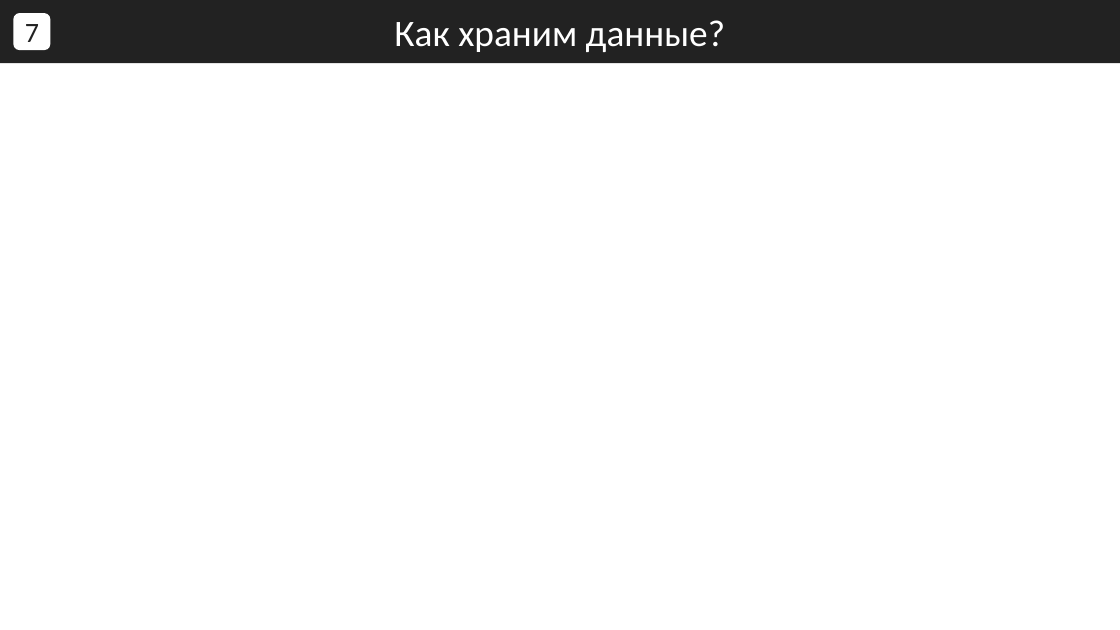
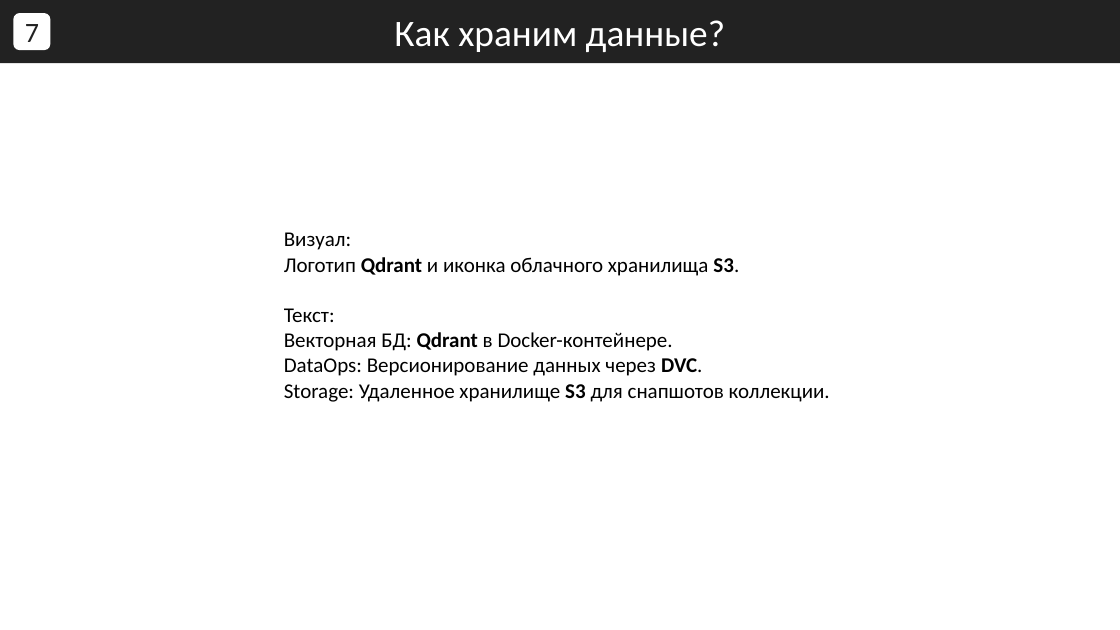
Before and after one commit to ConstDemi/ragarxiv, a slide deck: slide 7 of arXiv_Presentation.pptx. Drawn at 1120x630 pixels with LibreOffice and Linux fonts; fonts in the diff are those of the drawing. Boxes give left, top, right and bottom in pixels: in the first picture for what was removed or moved away, otherwise in the second. Text is boxed around its words. In the diff, an @@ line names an element or a change of style, - is before the commit and + after.

```diff
--- a/arXiv_Presentation.pptx
+++ b/arXiv_Presentation.pptx
@@ text added at bbox=[284, 232, 830, 402], 18 pt, text #000000 @@
+Визуал:
+Логотип Qdrant и иконка облачного хранилища S3.
+Текст:
+Векторная БД: Qdrant в Docker-контейнере.
+DataOps: Версионирование данных через DVC.
+Storage: Удаленное хранилище S3 для снапшотов коллекции.
```
Also in this commit, not shown: 8 other slides changed, 1 slide added, 4 slides removed.
